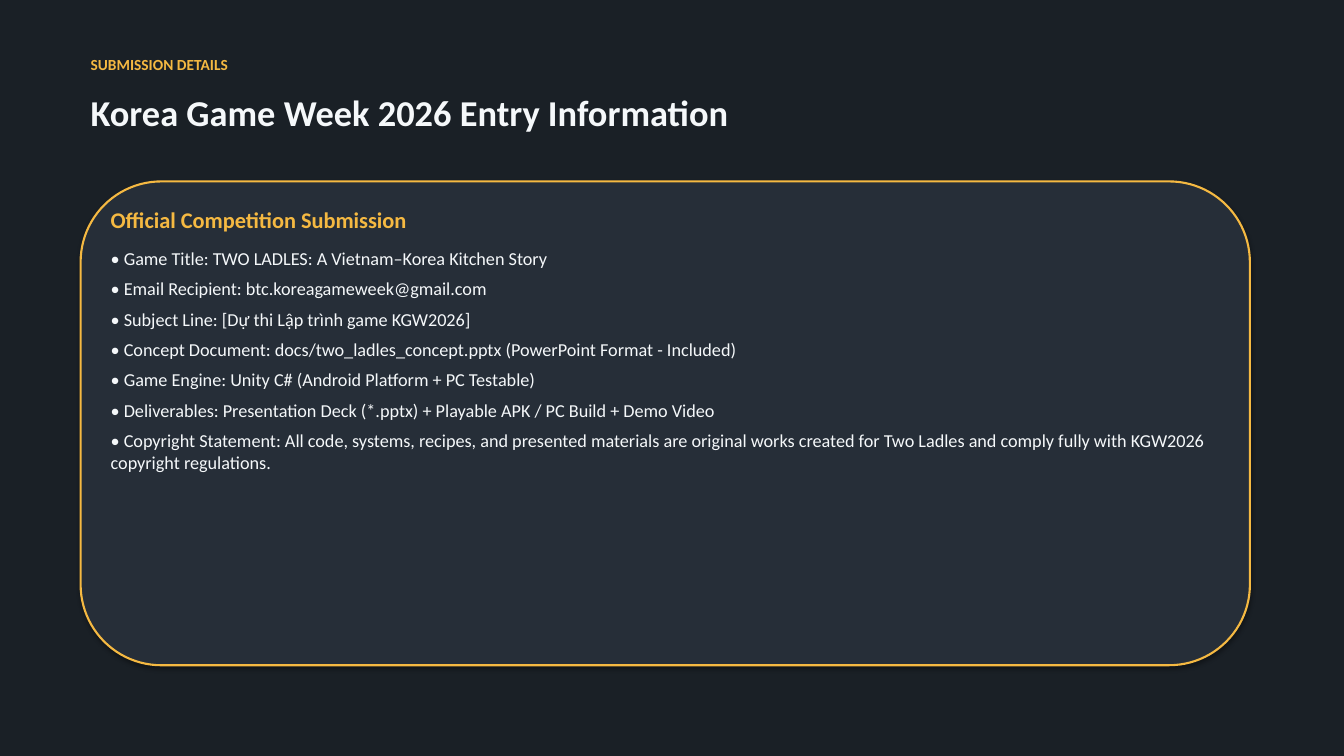
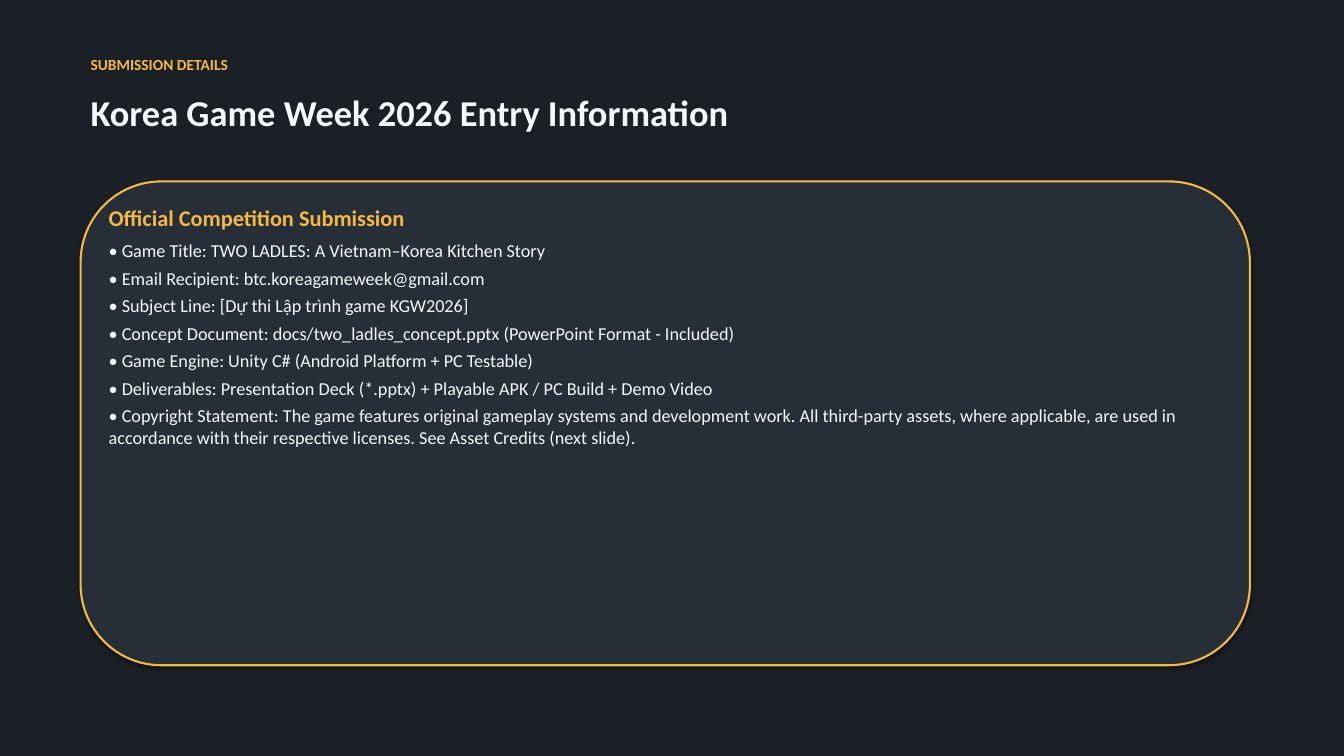
Before and after one commit to madlyham/two-ladles, a slide deck: slide 14 of docs/two_ladles_concept.pptx (slide 12 before the commit). Drawn at 1344x756 pixels with LibreOffice and Linux fonts; fonts in the diff are those of the drawing. Boxes give left, top, right and bottom in pixels: in the first picture for what was removed or moved away, otherwise in the second. Text is boxed around its words. In the diff, an @@ line names an element or a change of style, - is before the commit and + after.

```diff
--- a/docs/two_ladles_concept.pptx
+++ b/docs/two_ladles_concept.pptx
@@ text at (109,210,734,398): less space between paragraphs @@
@@ text at (109,409,1176,447): text changed @@
-• Copyright Statement: All code, systems, recipes, and presented materials are original works created for Two Ladles and comply fully with KGW2026 copyright regulations.
+• Copyright Statement: The game features original gameplay systems and development work. All third-party assets, where applicable, are used in accordance with their respective licenses. See Asset Credits (next slide).
```
Also in this commit, not shown: 10 other slides changed, 4 slides added, 1 slide removed, 43 other files.
